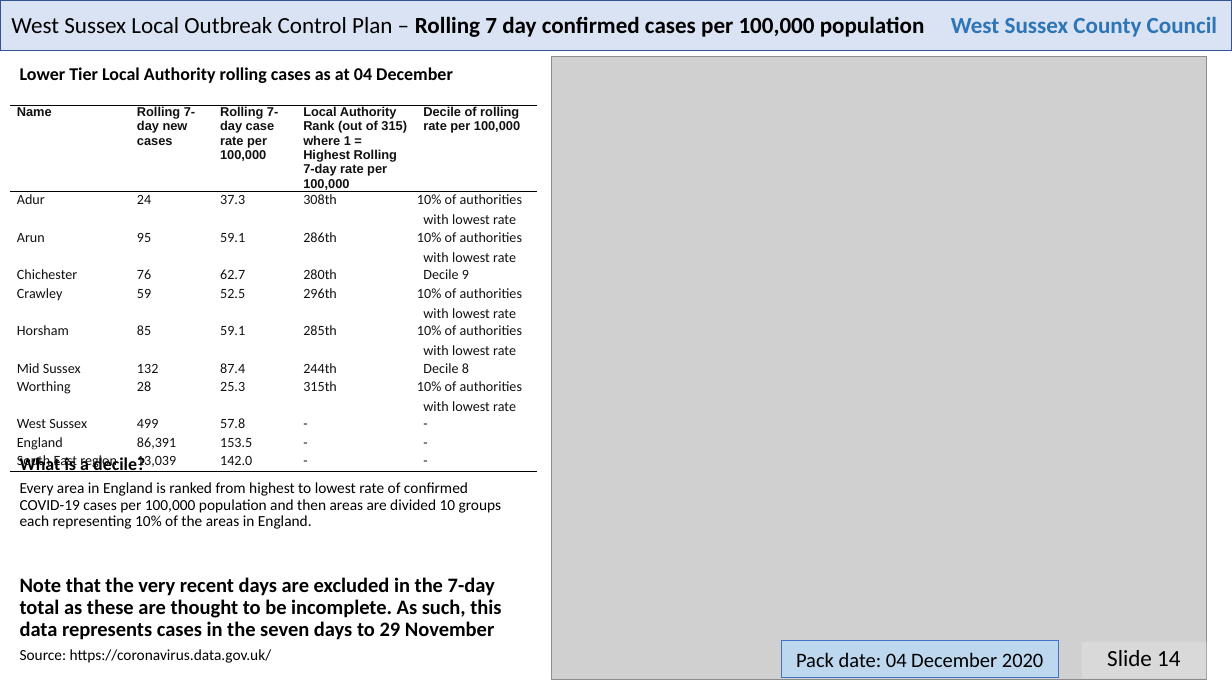
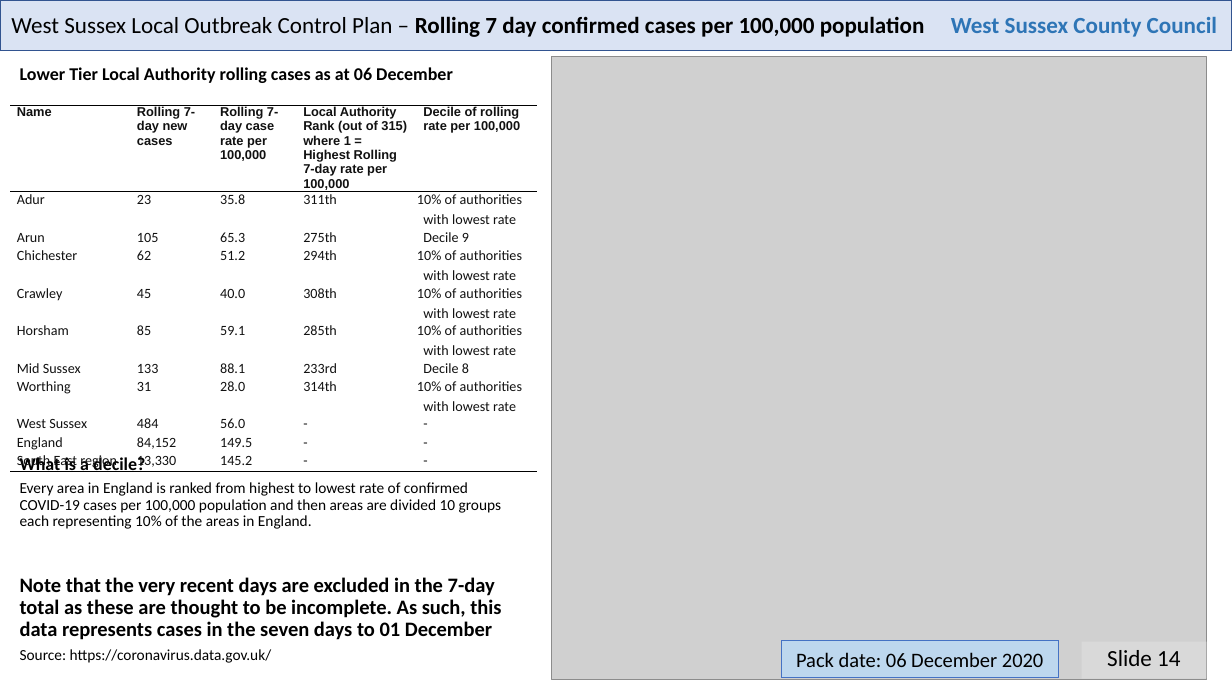
Before and after one commit to psychty/wsx_covid_datapack_public, a slide deck: slide 14 of Latest_West_Sussex_C19_slide_deck.pptx. Drawn at 1232x693 pixels with LibreOffice and Linux fonts; fonts in the diff are those of the drawing; grey boxes stand for pictures. Boxes give left, top, right and bottom in pixels: in the first picture for what was removed or moved away, otherwise in the second. Text is boxed around its words. In the diff, an @@ line names an element or a change of style, - is before the commit and + after.

```diff
--- a/Latest_West_Sussex_C19_slide_deck.pptx
+++ b/Latest_West_Sussex_C19_slide_deck.pptx
@@ text at (20, 67, 453, 83): text changed @@
-Lower Tier Local Authority rolling cases as at 04 December
+Lower Tier Local Authority rolling cases as at 06 December
@@ table at (10, 105, 537, 473) @@
-row 2: Adur | 24 | 37.3 | 308th | 10% of authorities with lowest rate
+row 2: Adur | 23 | 35.8 | 311th | 10% of authorities with lowest rate
-row 3: Arun | 95 | 59.1 | 286th | 10% of authorities with lowest rate
+row 3: Arun | 105 | 65.3 | 275th | Decile 9
-row 4: Chichester | 76 | 62.7 | 280th | Decile 9
+row 4: Chichester | 62 | 51.2 | 294th | 10% of authorities with lowest rate
-row 5: Crawley | 59 | 52.5 | 296th | 10% of authorities with lowest rate
+row 5: Crawley | 45 | 40.0 | 308th | 10% of authorities with lowest rate
-row 7: Mid Sussex | 132 | 87.4 | 244th | Decile 8
+row 7: Mid Sussex | 133 | 88.1 | 233rd | Decile 8
-row 8: Worthing | 28 | 25.3 | 315th | 10% of authorities with lowest rate
+row 8: Worthing | 31 | 28.0 | 314th | 10% of authorities with lowest rate
-row 9, column 2: 499
+row 9, column 2: 484
-row 9, column 3: 57.8
+row 9, column 3: 56.0
-row 10, column 2: 86,391
+row 10, column 2: 84,152
-row 10, column 3: 153.5
+row 10, column 3: 149.5
-row 11, column 2: 13,039
+row 11, column 2: 13,330
-row 11, column 3: 142.0
+row 11, column 3: 145.2
@@ text at (20, 577, 501, 640): text changed @@
-Note that the very recent days are excluded in the 7-day total as these are thought to be incomplete. As such, this data represents cases in the seven days to 29 November
+Note that the very recent days are excluded in the 7-day total as these are thought to be incomplete. As such, this data represents cases in the seven days to 01 December
@@ text in rectangle at (796, 652, 1043, 667): text changed @@
-Pack date: 04 December 2020
+Pack date: 06 December 2020
```
Also in this commit, not shown: 22 other slides changed, 43 other files.
